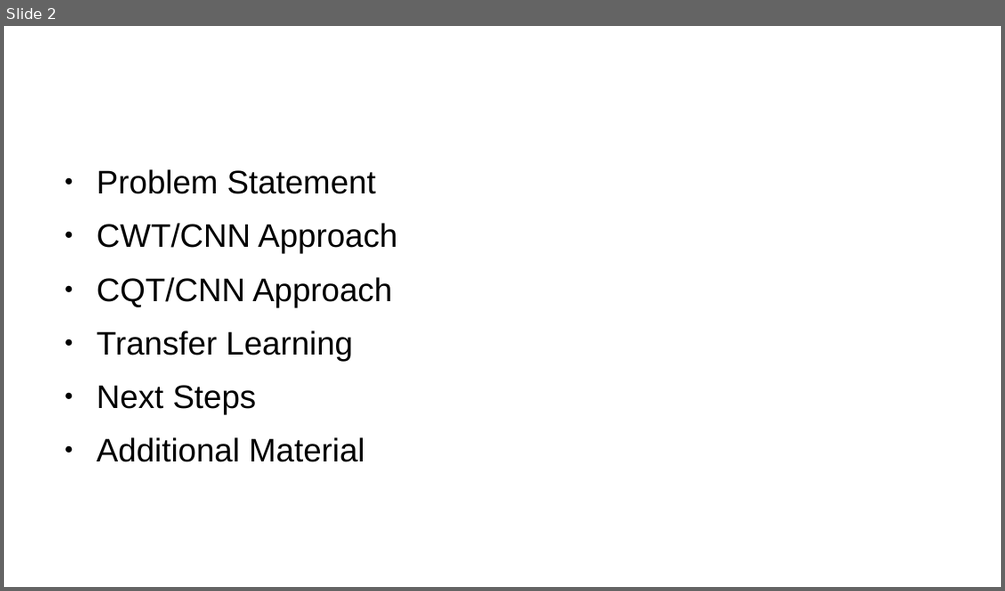
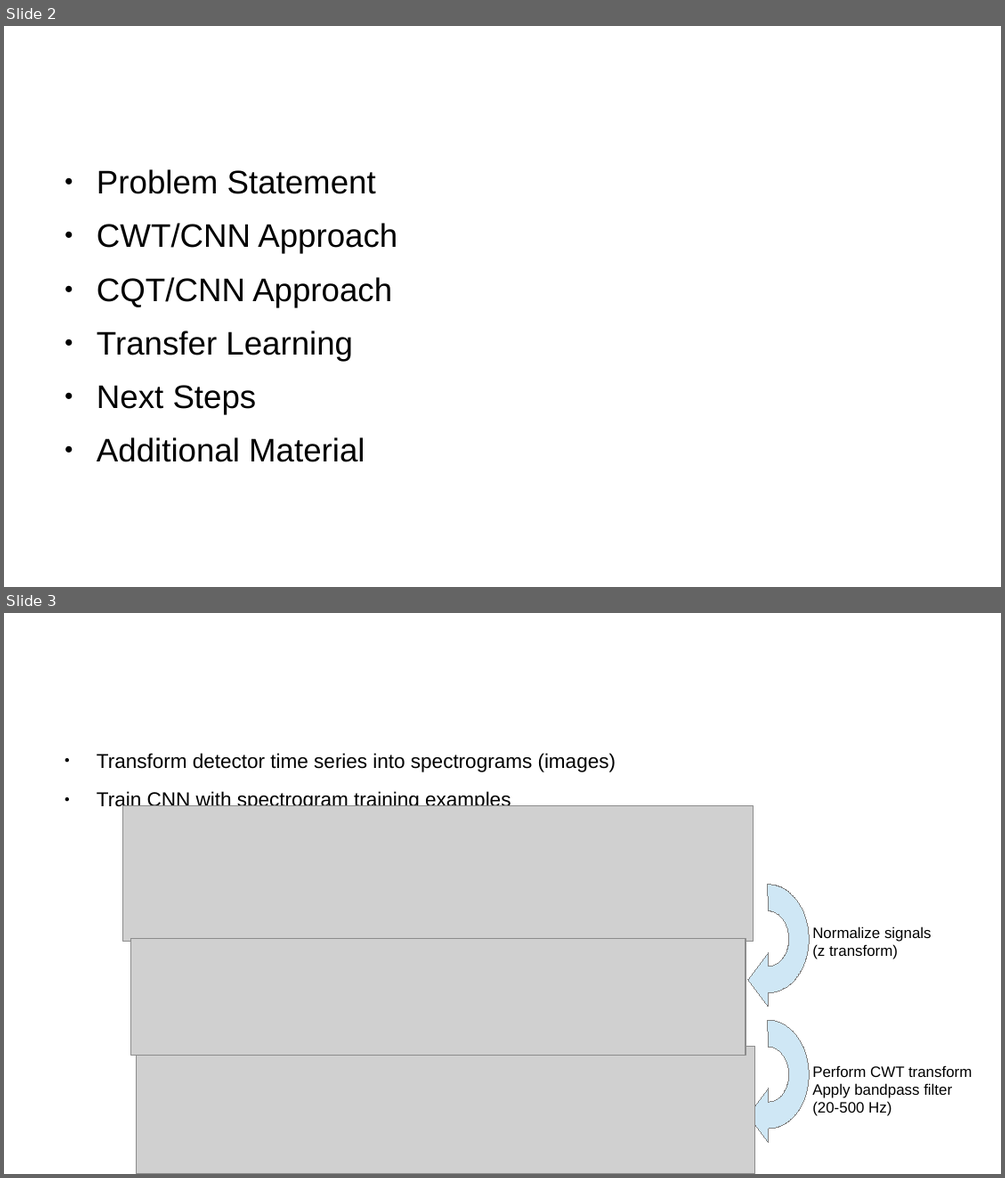
Before and after one commit to TomCasaletto/CMPE257, a slide deck: tom/gw.odp. Shown one above the other, each under a label of ours: slide 2 before the commit, slides 2 and 3 after it. The pictures are 1005x591 and 1005x1178 pixels, drawn with LibreOffice and Linux fonts; fonts in the diff are those of the drawing; grey boxes stand for pictures; background and template pictures are left out. Boxes give left, top, right and bottom in pixels: in the first picture for what was removed or moved away, otherwise in the second. Text is boxed around its words. In the diff, an @@ line names an element or a change of style, - is before the commit and + after.

```diff
--- a/tom/gw.odp
+++ b/tom/gw.odp
@@ slide 3 added at [4,613,1001,1174], background #FFFFFF @@
@@ title added at [97,753,187,769], 35.7 pt, text #FFFFFF @@
+Continuous Wavelet Transform
@@ text added at [97,753,616,811], 16 pt, text #000000 @@
+● Transform detector time series into spectrograms (images)
+● Train CNN with spectrogram training examples
@@ picture added at [122,805,753,941] @@
@@ freeform shape added at [728,884,809,993], fill #CFE7F5, outline #808080 0 pt @@
@@ text added at [812,926,931,959], 12 pt, text #000000 @@
+Normalize signals
+(z transform)
@@ picture added at [130,939,745,1054] @@
@@ freeform shape added at [728,1020,809,1128], fill #CFE7F5, outline #808080 0 pt @@
@@ picture added at [136,1046,755,1174] @@
@@ text added at [812,1065,971,1116], 12 pt, text #000000 @@
+Perform CWT transform
+Apply bandpass filter
+(20-500 Hz)
```
Also in this commit, not shown: 1 slide changed, 2 other slides added, 2 other files.
